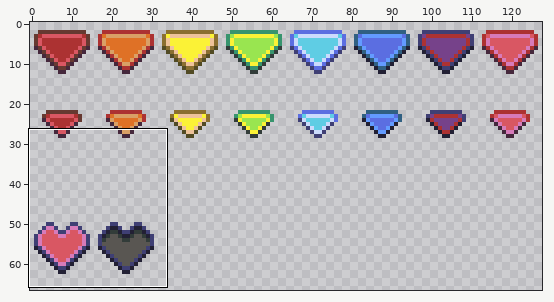
Pixel-art file, stored at resources/ui.ase. Above, an overview of the earlier version with the close-up marked.
Close-up. As it was:
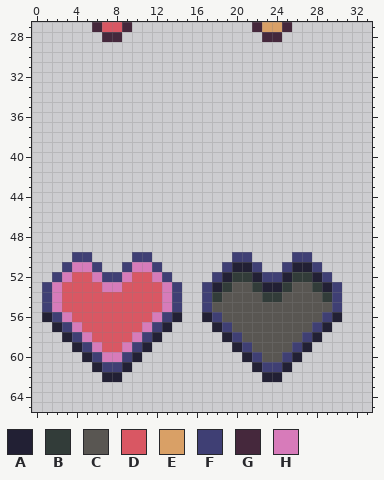
128x128 pixels, 1 frame. Shown: x 0..33, y 27..65. The wide view leaves out empty margins.
Palette (. is transparent): A #222034  B #323c39  C #595652  D #d95763  E #d9a066  F #3f3f74  G #45283c  H #d77bba
Pixels before, first column x 1:
27 .....GDDG............GEEG.....
28 ......GG..............GG......
29 ..............................
30 ..............................
31 ..............................
32 ..............................
33 ..............................
34 ..............................
35 ..............................
36 ..............................
37 ..............................
38 ..............................
39 ..............................
40 ..............................
41 ..............................
42 ..............................
43 ..............................
44 ..............................
45 ..............................
46 ..............................
47 ..............................
48 ..............................
49 ..............................
50 ...FF....FF........FF....FF...
51 ..FHHF..FHHF......FAAF..FAAF..
52 .FHDDHFFHDDHF....FABBAFFABBAF.
53 FHDDDDHHDDDDHF..FABCCBAABCCBAF
54 FHDDDDDDDDDDHF..FBCCCCBBCCCCBF
55 FHDDDDDDDDDDHF..FCCCCCCCCCCCCF
56 AFHDDDDDDDDHFA..AFCCCCCCCCCCFA
57 .AFHDDDDDDHFA....AFCCCCCCCCFA.
58 ..AFHDDDDHFA......AFCCCCCCFA..
59 ...AFHDDHFA........AFCCCCFA...
60 ....AFHHFA..........AFCCFA....
61 .....AFFA............AFFA.....
62 ......AA..............AA......
After the commit:
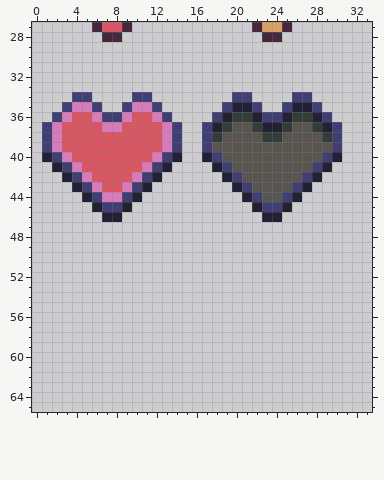
Author's note on the commit: moving hearts up a row in ui.png
Change:
y 34: x 4..5 .. -> FF; x 10..11 .. -> FF; x 20..21 .. -> FF; x 26..27 .. -> FF
y 35: x 3..6 .... -> FHHF; x 9..12 .... -> FHHF; x 19..22 .... -> FAAF; x 25..28 .... -> FAAF
y 36: x 2..13 ............ -> FHDDHFFHDDHF; x 18..29 ............ -> FABBAFFABBAF
y 37: x 1..14 .............. -> FHDDDDHHDDDDHF; x 17..30 .............. -> FABCCBAABCCBAF
y 38: x 1..14 .............. -> FHDDDDDDDDDDHF; x 17..30 .............. -> FBCCCCBBCCCCBF
y 39: x 1..14 .............. -> FHDDDDDDDDDDHF; x 17..30 .............. -> FCCCCCCCCCCCCF
y 40: x 1..14 .............. -> AFHDDDDDDDDHFA; x 17..30 .............. -> AFCCCCCCCCCCFA
y 41: x 2..13 ............ -> AFHDDDDDDHFA; x 18..29 ............ -> AFCCCCCCCCFA
y 42: x 3..12 .......... -> AFHDDDDHFA; x 19..28 .......... -> AFCCCCCCFA
y 43: x 4..11 ........ -> AFHDDHFA; x 20..27 ........ -> AFCCCCFA
y 44: x 5..10 ...... -> AFHHFA; x 21..26 ...... -> AFCCFA
y 45: x 6..9 .... -> AFFA; x 22..25 .... -> AFFA
y 46: x 7..8 .. -> AA; x 23..24 .. -> AA
y 50: x 4..5 FF -> ..; x 10..11 FF -> ..; x 20..21 FF -> ..; x 26..27 FF -> ..
y 51: x 3..6 FHHF -> ....; x 9..12 FHHF -> ....; x 19..22 FAAF -> ....; x 25..28 FAAF -> ....
y 52: x 2..13 FHDDHFFHDDHF -> ............; x 18..29 FABBAFFABBAF -> ............
y 53: x 1..14 FHDDDDHHDDDDHF -> ..............; x 17..30 FABCCBAABCCBAF -> ..............
y 54: x 1..14 FHDDDDDDDDDDHF -> ..............; x 17..30 FBCCCCBBCCCCBF -> ..............
y 55: x 1..14 FHDDDDDDDDDDHF -> ..............; x 17..30 FCCCCCCCCCCCCF -> ..............
y 56: x 1..14 AFHDDDDDDDDHFA -> ..............; x 17..30 AFCCCCCCCCCCFA -> ..............
y 57: x 2..13 AFHDDDDDDHFA -> ............; x 18..29 AFCCCCCCCCFA -> ............
y 58: x 3..12 AFHDDDDHFA -> ..........; x 19..28 AFCCCCCCFA -> ..........
y 59: x 4..11 AFHDDHFA -> ........; x 20..27 AFCCCCFA -> ........
y 60: x 5..10 AFHHFA -> ......; x 21..26 AFCCFA -> ......
y 61: x 6..9 AFFA -> ....; x 22..25 AFFA -> ....
y 62: x 7..8 AA -> ..; x 23..24 AA -> ..
